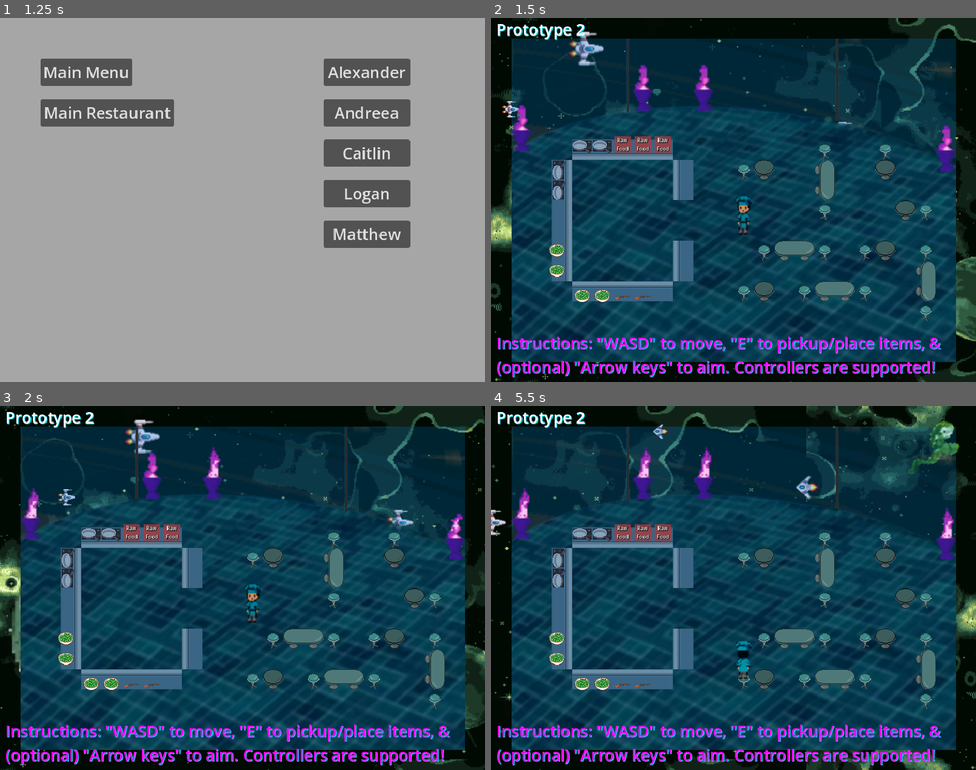
Above: before the commit, frames 1-4 (two rows, left to right).
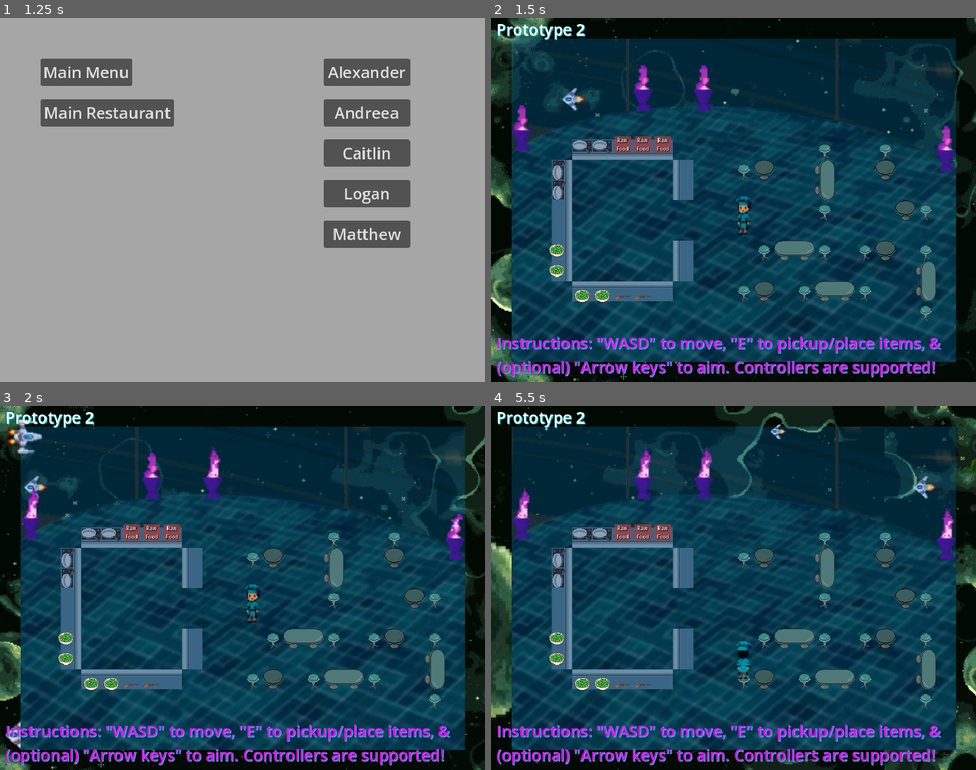
Above: after the commit, the same moments.

Repository: Alexander-Worley/Outer-Plates
Game: Godot game, scene res://Scenes/MainMenu/mainMenu.tscn
Two runs of this game, one before a commit and one after it. Both use one fixed random seed, a clock stepped at 60 frames per second and the inputs below.
Inputs (mouse positions are in pixels of both pictures, inside the frame that each line leads up to):
- Up to frame 1 (1.25 s): click (242, 261) at 0.5 s
- Up to frame 2 (1.5 s): click "Main Restaurant" at 1.25 s
- Up to frame 3 (2 s): no input
- Up to frame 4 (5.5 s): hold Right (face_right) 2.03-2.78 s; hold E (pickup) 2.03-2.78 s; hold S (down) 2.78-3.53 s; tap E (pickup) at 2.85, 4.35 s; hold Right (face_right) 3.53-4.28 s; hold E (pickup) 3.53-4.28 s; hold Up (face_up) 4.28-5.03 s; hold Left (face_left) from 5.03 s (still down); hold E (pickup) from 5.03 s (still down)

Frame 1 is identical in both runs. In frame 2, 6.4% of the frame differs, in the area x 0-100%, y 0-100%; in frame 3, 5.7%; in frame 4, 9.2%.

Commit message:
Increased distance of interact range from player
Closes #35

Diff:
--- a/Scenes/Restaurant/Player/player.gd
+++ b/Scenes/Restaurant/Player/player.gd
@@ -45,7 +45,7 @@
 # Given whether the player is moving up, down, left, right, or diagonal,
 # set the position of their pickup range
 func set_interact_range_position(horizontal: float, vertical: float):
-	const DISTANCE = Global.PIXEL_DIMENSION / 2.0
+	const DISTANCE = Global.PIXEL_DIMENSION / 4.0 * 3.0
 	horizontal *= DISTANCE
 	vertical *= DISTANCE
 	interactRange.position = Vector2(horizontal, vertical)
--- a/Scenes/Restaurant/Player/player.tscn
+++ b/Scenes/Restaurant/Player/player.tscn
@@ -116,6 +116,7 @@
 shape = SubResource("RectangleShape2D_kn0nk")
 
 [node name="interactRange" type="Area2D" parent="."]
+position = Vector2(0, 8)
 
 [node name="CollisionShape2D" type="CollisionShape2D" parent="interactRange"]
 shape = SubResource("CircleShape2D_5x6jq")
--- a/Scenes/Restaurant/restaurant.tscn
+++ b/Scenes/Restaurant/restaurant.tscn
@@ -17,7 +17,7 @@
 [node name="Environment" type="Node2D" parent="."]
 
 [node name="Background" parent="Environment" instance=ExtResource("1_t7iru")]
-scroll_offset = Vector2(-411503, 0)
+scroll_offset = Vector2(-420595, 0)
 Planet = "Green Planet"
 
 [node name="Prototype 2" type="Label" parent="Environment/Background"]
